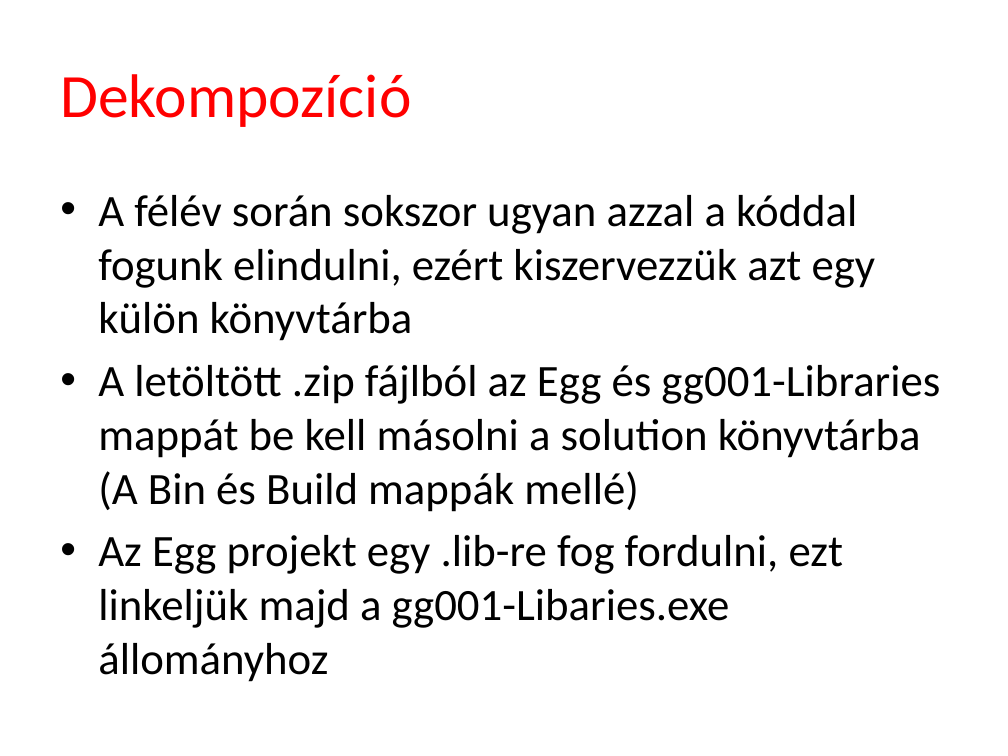
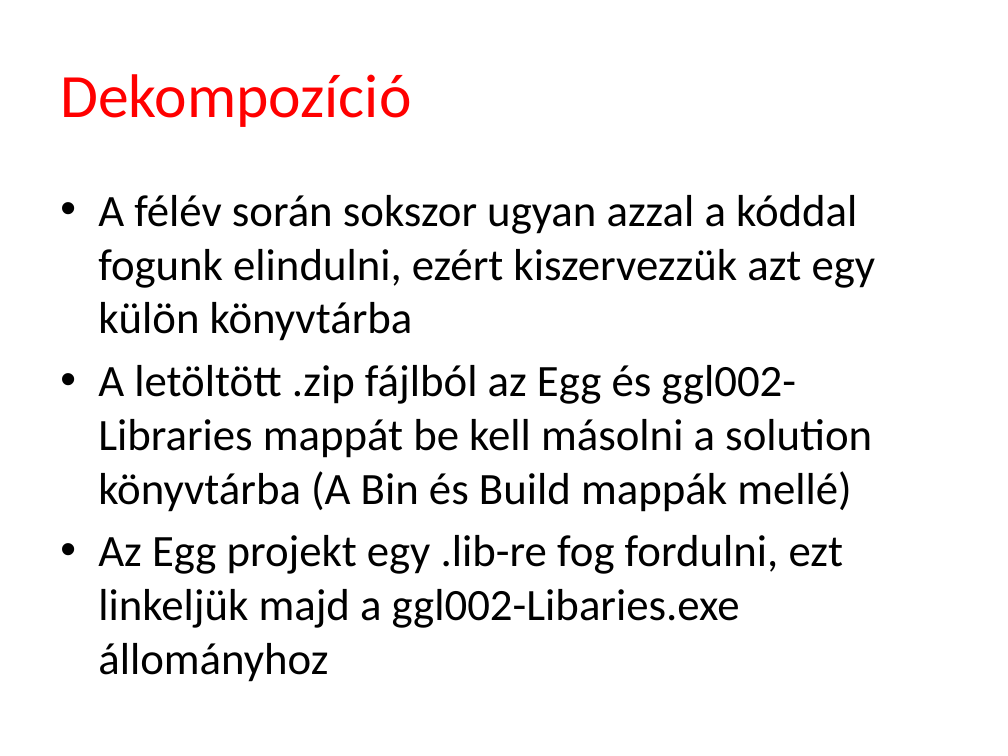
Before and after one commit to tyekx/dx12, a slide deck: slide 2 of Slides/ggl002-Libraries.pptx. Drawn at 1008x756 pixels with LibreOffice and Linux fonts; fonts in the diff are those of the drawing; background and template pictures are left out. Boxes give left, top, right and bottom in pixels: in the first picture for what was removed or moved away, otherwise in the second. Text is boxed around its words. In the diff, an @@ line names an element or a change of style, - is before the commit and + after.

Commit message:
ppt

```diff
--- a/Slides/ggl002-Libraries.pptx
+++ b/Slides/ggl002-Libraries.pptx
@@ text at [98, 365, 872, 682]: text changed @@
-• A letöltött .zip fájlból az Egg és gg001-Libraries mappát be kell másolni a solution könyvtárba (A Bin és Build mappák mellé)
-• Az Egg projekt egy .lib-re fog fordulni, ezt linkeljük majd a gg001-Libaries.exe állományhoz
+• A letöltött .zip fájlból az Egg és ggl002-Libraries mappát be kell másolni a solution könyvtárba (A Bin és Build mappák mellé)
+• Az Egg projekt egy .lib-re fog fordulni, ezt linkeljük majd a ggl002-Libaries.exe állományhoz
```
Also in this commit, not shown: 7 other slides changed, 7 other files.
